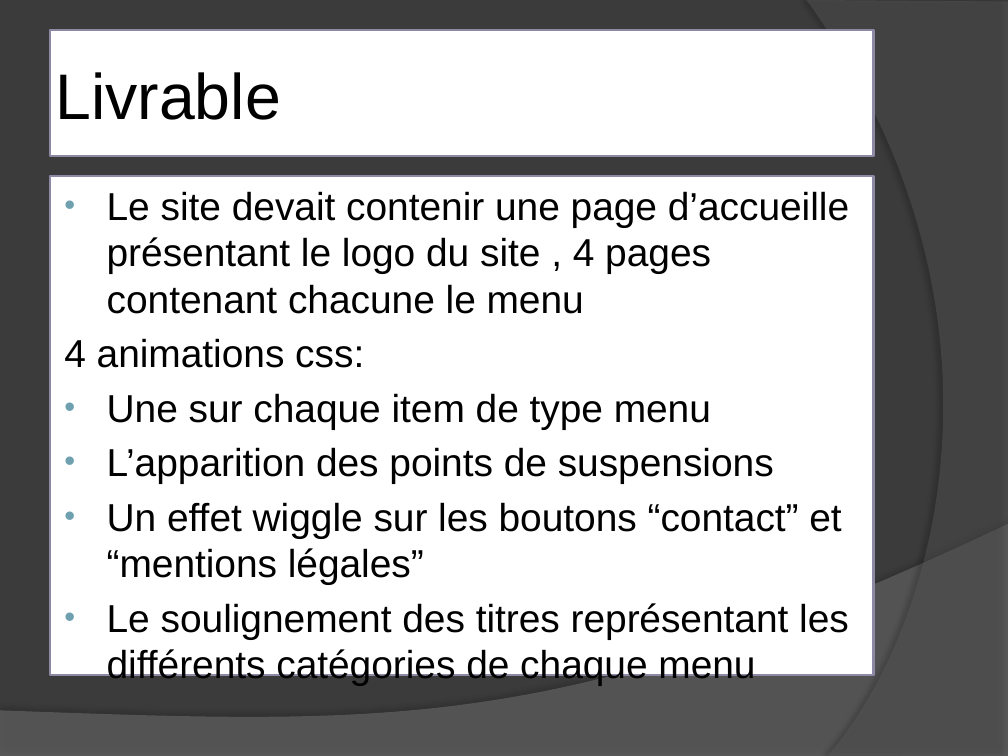
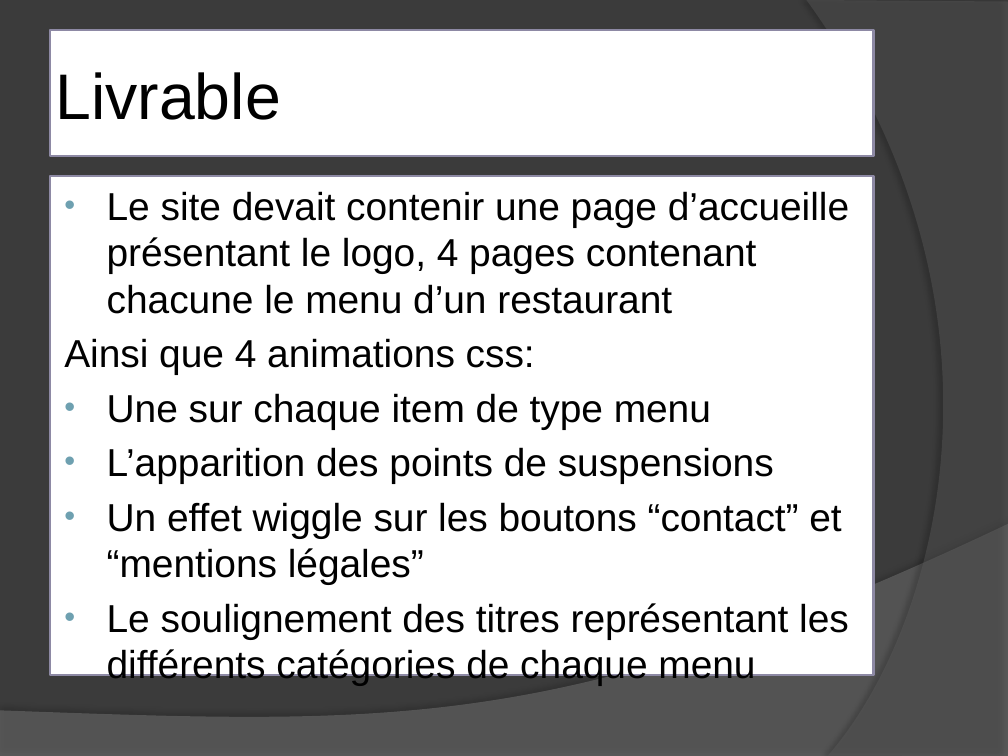
Before and after one commit to Mahamadou828/projet-op-3, a slide deck: slide 2 of Ohmyfood.pptx. Drawn at 1008x756 pixels with LibreOffice and Linux fonts; fonts in the diff are those of the drawing. Boxes give left, top, right and bottom in pixels: in the first picture for what was removed or moved away, otherwise in the second. Text is boxed around its words. In the diff, an @@ line names an element or a change of style, - is before the commit and + after.

```diff
--- a/Ohmyfood.pptx
+++ b/Ohmyfood.pptx
@@ text at (64, 191, 849, 375): text changed @@
-• Le site devait contenir une page d’accueille présentant le logo du site , 4 pages contenant chacune le menu
-4 animations css:
+• Le site devait contenir une page d’accueille présentant le logo, 4 pages contenant chacune le menu d’un restaurant
+Ainsi que 4 animations css:
```
Also in this commit, not shown: 6 other slides changed, 13 other files.
